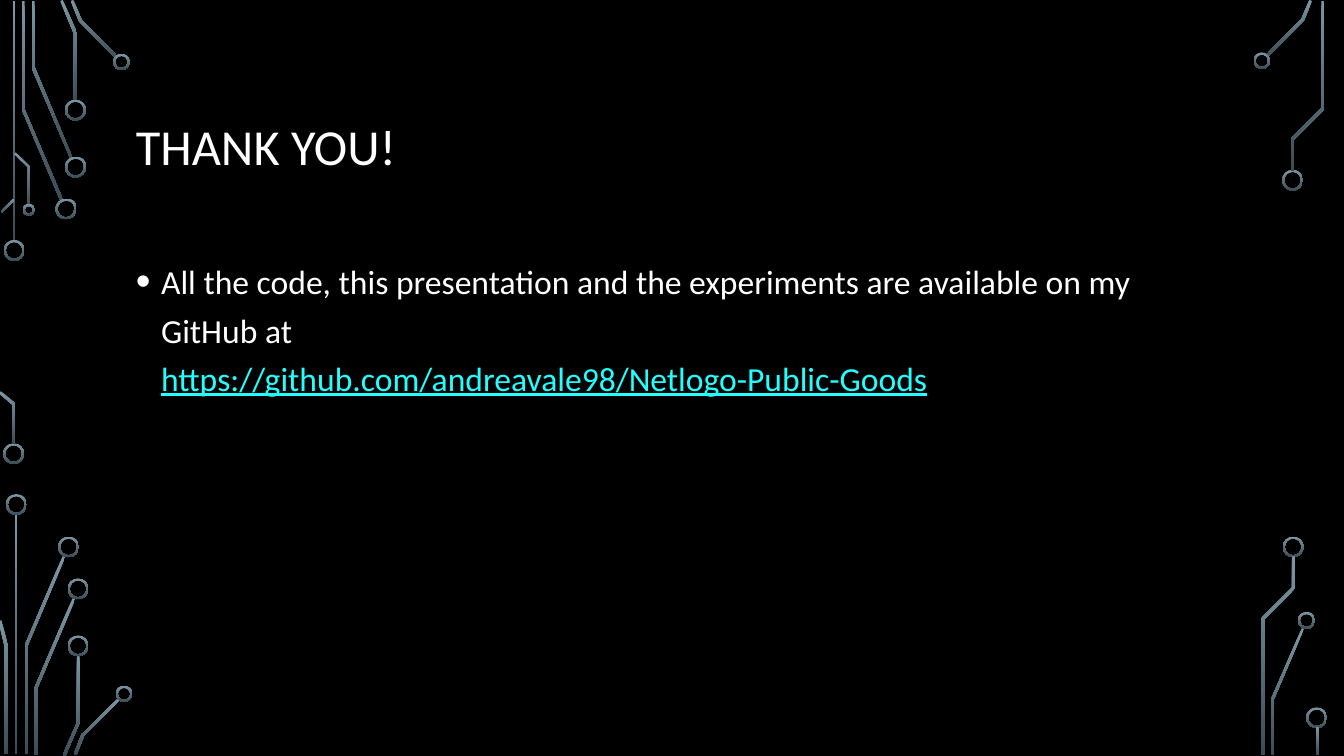
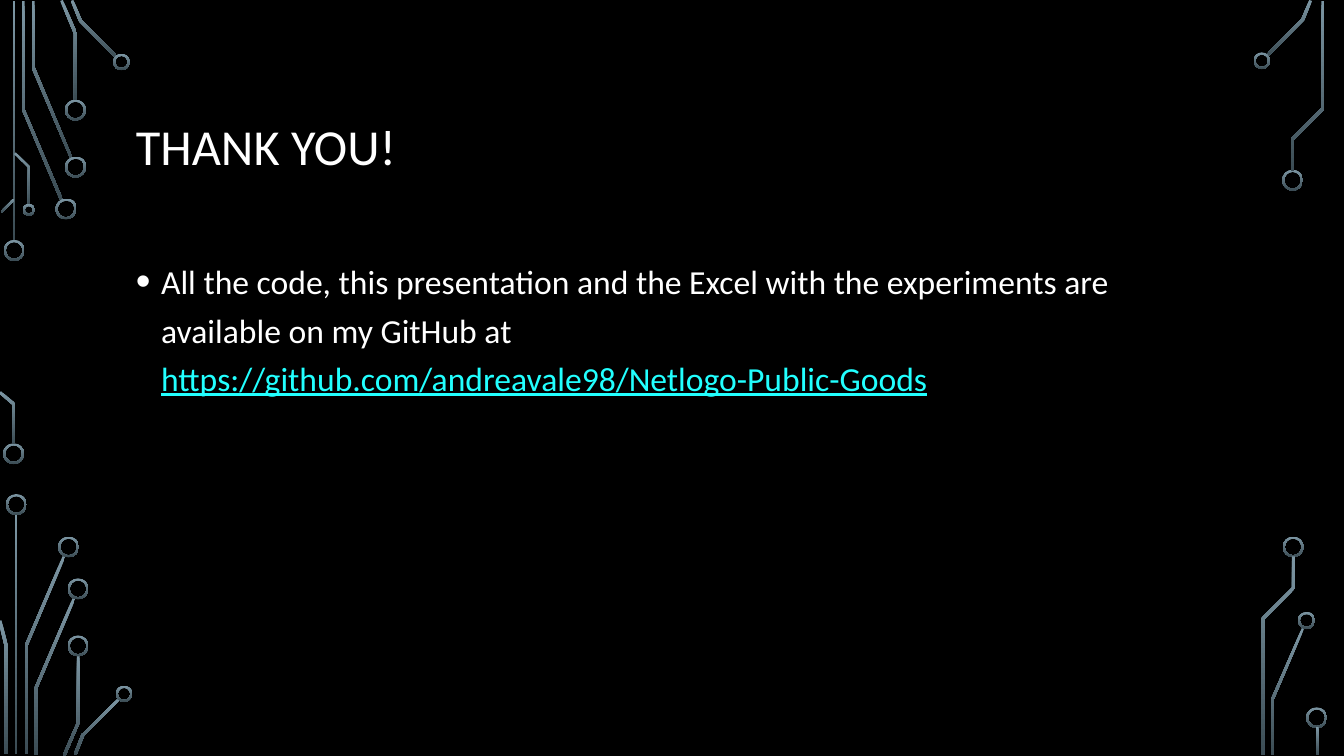
Before and after one commit to andreavale98/Netlogo-Public-Goods, a slide deck: slide 20 of Reward and cooperation in the spatial public goods.pptx. Drawn at 1344x756 pixels with LibreOffice and Linux fonts; fonts in the diff are those of the drawing; background and template pictures are left out. Boxes give left, top, right and bottom in pixels: in the first picture for what was removed or moved away, otherwise in the second. Text is boxed around its words. In the diff, an @@ line names an element or a change of style, - is before the commit and + after.

```diff
--- a/Reward and cooperation in the spatial public goods.pptx
+++ b/Reward and cooperation in the spatial public goods.pptx
@@ text at [161, 270, 1108, 397]: text changed @@
-• All the code, this presentation and the experiments are available on my GitHub at
-  https://github.com/andreavale98/Netlogo-Public-Goods
+• All the code, this presentation and the Excel with the experiments are available on my GitHub at
+  https://github.com/andreavale98/Netlogo-Public-Goods
```
Also in this commit, not shown: 3 other slides changed.
